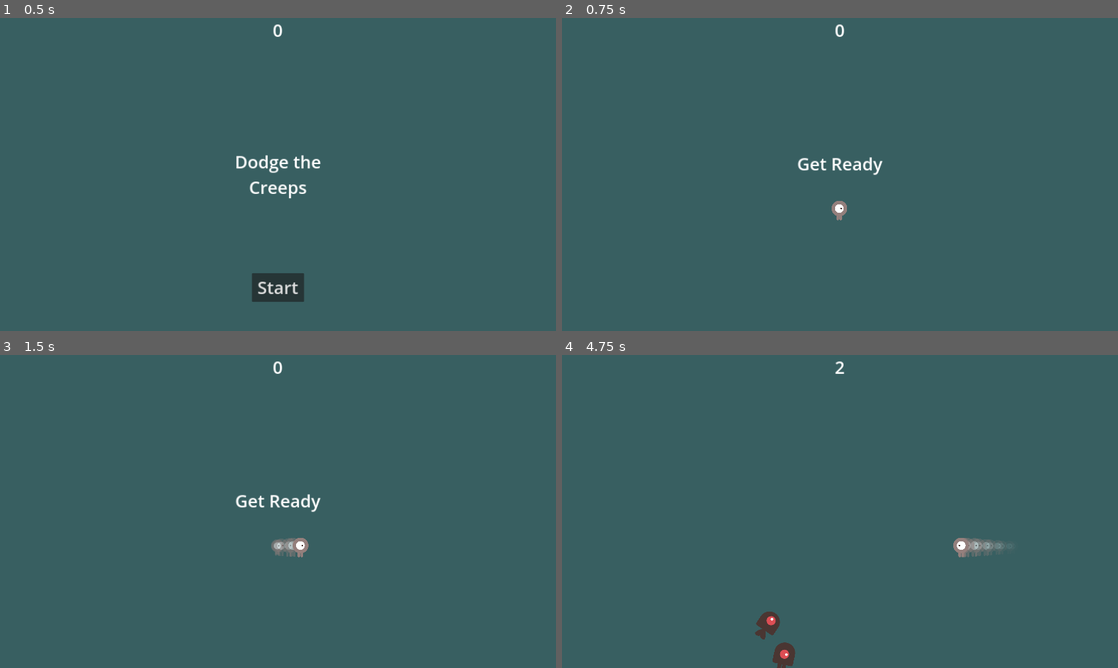
Above: before the commit, frames 1-4 (two rows, left to right).
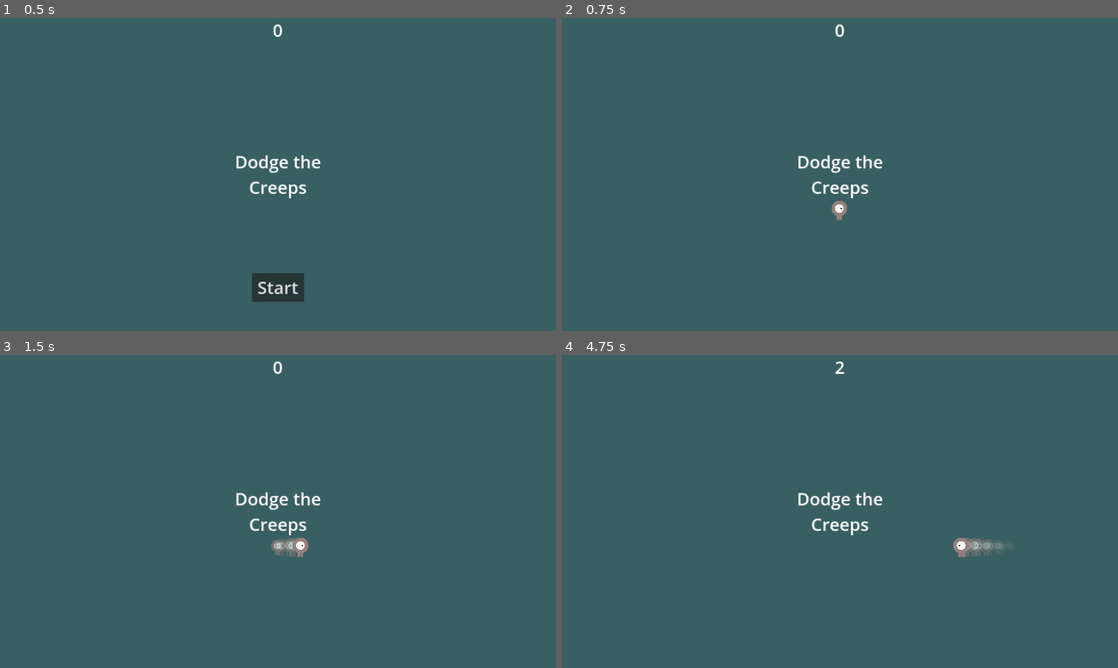
Above: after the commit, the same moments.

Repository: franziskusz/dodge-gds
Game: Godot game, scene res://Main.tscn
The game is run twice, just before and just after one commit, with the same random seed, the same clock (stepped at 60 frames per second) and the same inputs.
Inputs:
- Up to frame 1 (0.5 s): no input
- Up to frame 2 (0.75 s): click "Start" at 0.5 s
- Up to frame 3 (1.5 s): tap Enter at 1.25 s; hold D (move_right) from 1.28 s (still down)
- Up to frame 4 (4.75 s): release D (move_right) at 2.03 s; hold S (move_down) 2.03-2.78 s; hold D (move_right) 2.78-3.53 s; hold W (move_up) 3.53-4.28 s; hold A (move_left) from 4.28 s (still down)

Frame 1 is identical in both runs. In frame 2, 0.6% of the frame differs, in the area x 42-58%, y 43-58%; in frame 3, 0.6%; in frame 4, 1.1%, in the area x 34-58%, y 43-100%.
Error after the commit: Invalid access to property or key 'safe_mode_switch' on a base object of type 'CanvasLayer (HUD.gd)'. (res://Main.gd:155)

Commit message:
WIP update main scene

Diff:
--- a/Main.gd
+++ b/Main.gd
@@ -1,7 +1,24 @@
 extends Node
 
+const FPS_LOWER_LIMIT: float = 20.0
 @export var mob_scene: PackedScene
-var score
+@export var player_position: Vector2
+@export var is_safe: bool
+var score: int
+var hits: int
+var mob_counter: int
+var frames: int
+var fps: float
+var mob_spawns_per_second: int
+var spawn_intervall_length: int
+var wave_size: int
+
+signal safe_mode_shutdown()
+
+signal send_player_position(player_position: Vector2)
+
+signal send_stats(second: int, mobs_spawned: int, hits: int, fps: float)
+
 
 func game_over():
 	$ScoreTimer.stop()
@@ -14,43 +31,134 @@
 func new_game():
 	get_tree().call_group(&"mobs", &"queue_free")
 	score = 0
+	hits = 0
+	mob_counter = 0
+	frames = 0
+
+	var initial_wave_size = mob_spawns_per_second
+	wave_size = initial_wave_size
+
+	player_position = $StartPosition.position
 	$Player.start($StartPosition.position)
 	$StartTimer.start()
 	$HUD.update_score(score)
+	$HUD.update_hits(hits)
+	$HUD.update_mob_counter_label(mob_counter)
 	$HUD.show_message("Get Ready")
 	$Music.play()
 
+func _on_StartTimer_timeout():
+	$MobTimer.start()
+	$ScoreTimer.start()
+	$FPSTimer.set_wait_time(1.0)
+	$FPSTimer.start()
+
+	var initial_wave_size = mob_spawns_per_second
+	wave_size = initial_wave_size
+
+func _on_ScoreTimer_timeout():
+	score += 1
+	$HUD.update_score(score)
+
+func _on_fps_timer_timeout():
+	var frames_var = float(frames)
+
+	fps = frames_var
+	frames = 0
+
+	$HUD.update_fps(fps)
+
+	emit_signal("send_stats", score, mob_counter, hits, fps)
+
+	if is_safe:
+		if fps < FPS_LOWER_LIMIT:
+			print("fps limit")
+			emit_signal("safe_mode_shutdown")
+
+func on_hit_count():
+	hits +=1
+	$HUD.update_hits(hits)
+
+func update_mob_counter(counter: int):
+	mob_counter += counter
+	$HUD.update_mob_counter_label(mob_counter)
+
+
+
 
 func _on_MobTimer_timeout():
+	var wave_size_float = float(wave_size)
+	var spawn_intervall_length_float = float(spawn_intervall_length)
+	var mob_spawns_per_second_float = float(mob_spawns_per_second)
+
+	var loop_var: float = wave_size_float / spawn_intervall_length_float
+	if loop_var < mob_spawns_per_second_float:
+		wave_size += mob_spawns_per_second
+	else:
+		var i: int = 0
+		while i < wave_size:
+			i = i + 1
+			spawn_mob()
+	wave_size = mob_spawns_per_second
+
+func spawn_mob():
+
 	# Create a new instance of the Mob scene.
-	var mob = mob_scene.instantiate()
+	var mob_scene = mob_scene.instantiate()
 
 	# Choose a random location on Path2D.
 	var mob_spawn_location = get_node(^"MobPath/MobSpawnLocation")
 	mob_spawn_location.progress = randi()
 
 	# Set the mob's direction perpendicular to the path direction.
-	var direction = mob_spawn_location.rotation + PI / 2
+	#var direction = mob_spawn_location.rotation + PI / 2
 
 	# Set the mob's position to a random location.
-	mob.position = mob_spawn_location.position
+	mob_scene.position = mob_spawn_location.position
 
 	# Add some randomness to the direction.
-	direction += randf_range(-PI / 4, PI / 4)
-	mob.rotation = direction
+	#direction += randf_range(-PI / 4, PI / 4)
+	#mob.rotation = direction
+
+	var start_target: Vector2 = $Player.position
+	var start_angle: float = mob_spawn_location.position.angle_to_point(start_target)
+	mob_scene.rotation = start_angle
 
 	# Choose the velocity for the mob.
-	var velocity = Vector2(randf_range(150.0, 250.0), 0.0)
-	mob.linear_velocity = velocity.rotated(direction)
+	#var velocity = Vector2(randf_range(150.0, 250.0), 0.0)
+	#mob.linear_velocity = velocity.rotated(direction)
 
 	# Spawn the mob by adding it to the Main scene.
-	add_child(mob)
 
-func _on_ScoreTimer_timeout():
-	score += 1
-	$HUD.update_score(score)
+	add_child(mob_scene)
+
+	update_mob_counter(1)
+
+func switch_safe_mode(safe_mode: bool):
+	is_safe = safe_mode
+	var is_safe_string = str(is_safe)
+	print("safemode: " + is_safe_string)
+
+func update_player_position(player_position_arg: Vector2):
+	player_position = player_position_arg
+
+func update_mob_spawn_rate(slider_value: float):
+	var mob_spawns = int(slider_value)
+	mob_spawns_per_second = mob_spawns
+
+func update_spawn_intervall_length(slider_value: float):
+	var intervall_length = int(slider_value)
+	spawn_intervall_length = intervall_length
 
 
-func _on_StartTimer_timeout():
-	$MobTimer.start()
-	$ScoreTimer.start()
+func _ready():
+	$HUD.safe_mode_switch.connect(switch_safe_mode(true))
+
+	$HUD/MobSpawnSlider.value_changed.connect(update_mob_spawn_rate(1))
+
+	$HUD/SpawnInterVallSlider.value_changed.connect(update_spawn_intervall_length(1))
+
+	$Player.send_player_position.connect(update_player_position($StartPosition.position))
+
+func _process(delta):
+	frames +=1
--- a/Main.tscn
+++ b/Main.tscn
@@ -35,6 +35,8 @@
 wait_time = 2.0
 one_shot = true
 
+[node name="FPSTimer" type="Timer" parent="."]
+
 [node name="StartPosition" type="Marker2D" parent="."]
 position = Vector2(958, 664)
 
@@ -58,4 +60,5 @@
 [connection signal="timeout" from="MobTimer" to="." method="_on_MobTimer_timeout"]
 [connection signal="timeout" from="ScoreTimer" to="." method="_on_ScoreTimer_timeout"]
 [connection signal="timeout" from="StartTimer" to="." method="_on_StartTimer_timeout"]
+[connection signal="timeout" from="FPSTimer" to="." method="_on_fps_timer_timeout"]
 [connection signal="start_game" from="HUD" to="." method="new_game"]
